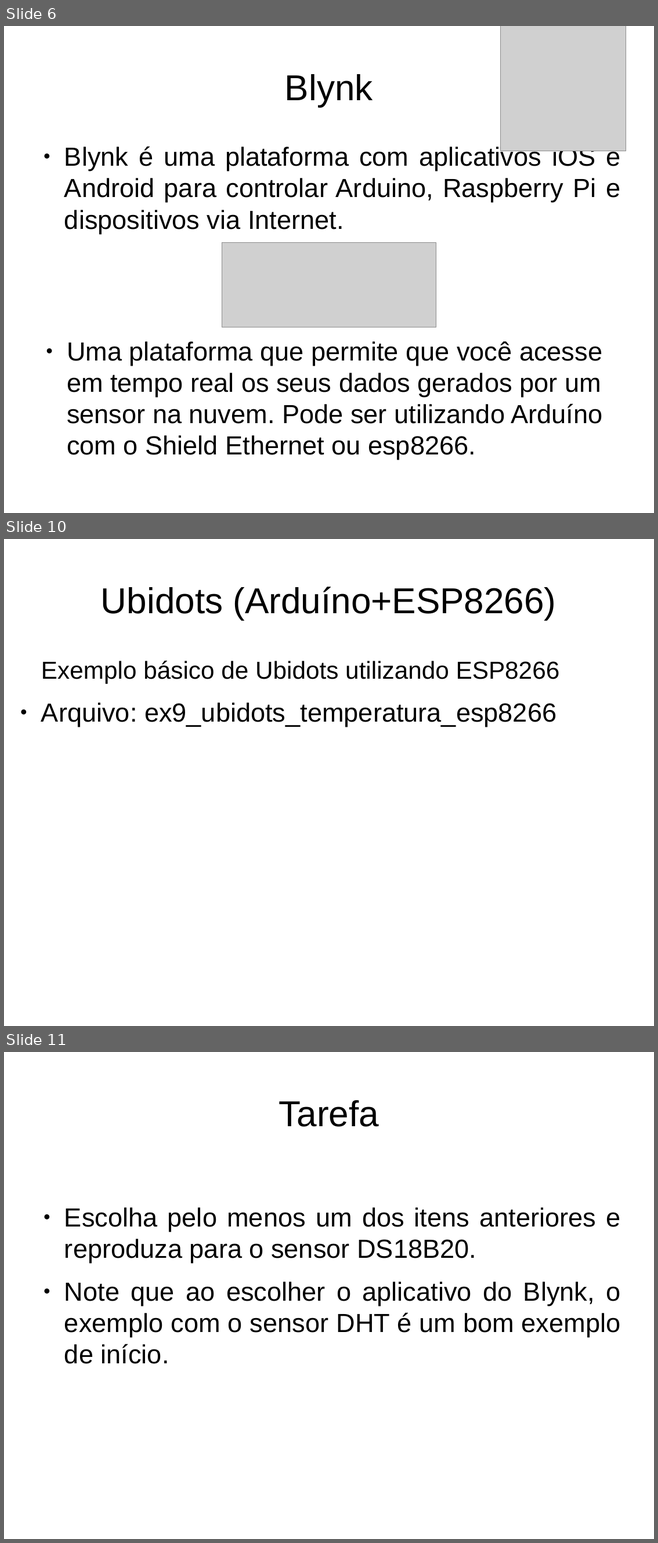
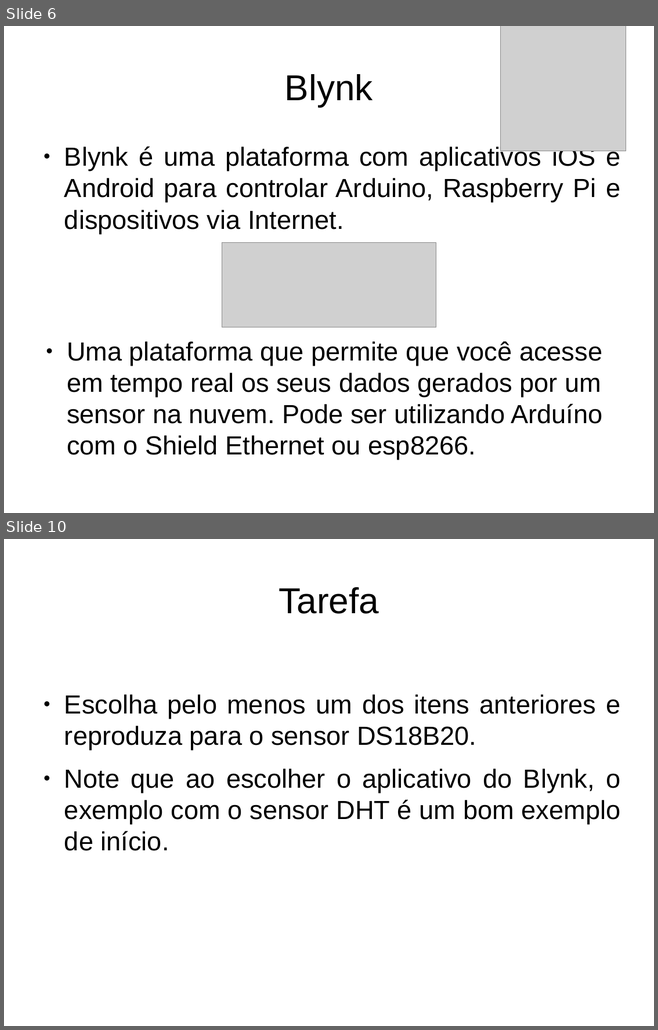
Before and after one commit to Canesche/INF350, a slide deck: Aulas/ds18b20/apresentacao2.odp. Shown one above the other, each under a label of ours: slides 6, 10 and 11 before the commit, slides 6 and 10 after it; the slides between them are not shown. The pictures are 658x1543 and 658x1030 pixels, drawn with LibreOffice and Linux fonts; fonts in the diff are those of the drawing; grey boxes stand for pictures. Boxes give left, top, right and bottom in pixels: in the first picture for what was removed or moved away, otherwise in the second. Text is boxed around its words. In the diff, an @@ line names an element or a change of style, - is before the commit and + after.

```diff
--- a/Aulas/ds18b20/apresentacao2.odp
+++ b/Aulas/ds18b20/apresentacao2.odp
@@ slide 10 removed at (x1=4, y1=539, x2=654, y2=1026), background #FFFFFF @@
@@ title removed at (x1=101, y1=587, x2=556, y2=620) @@
-Ubidots (Arduíno+ESP8266)
@@ text removed at (x1=41, y1=661, x2=560, y2=727) @@
-Exemplo básico de Ubidots utilizando ESP8266
-● Arquivo: ex9_ubidots_temperatura_esp8266
@@ what was slide 11 is now slide 10 @@
```
Also in this commit, not shown: 3 slides changed, 2 other files.
